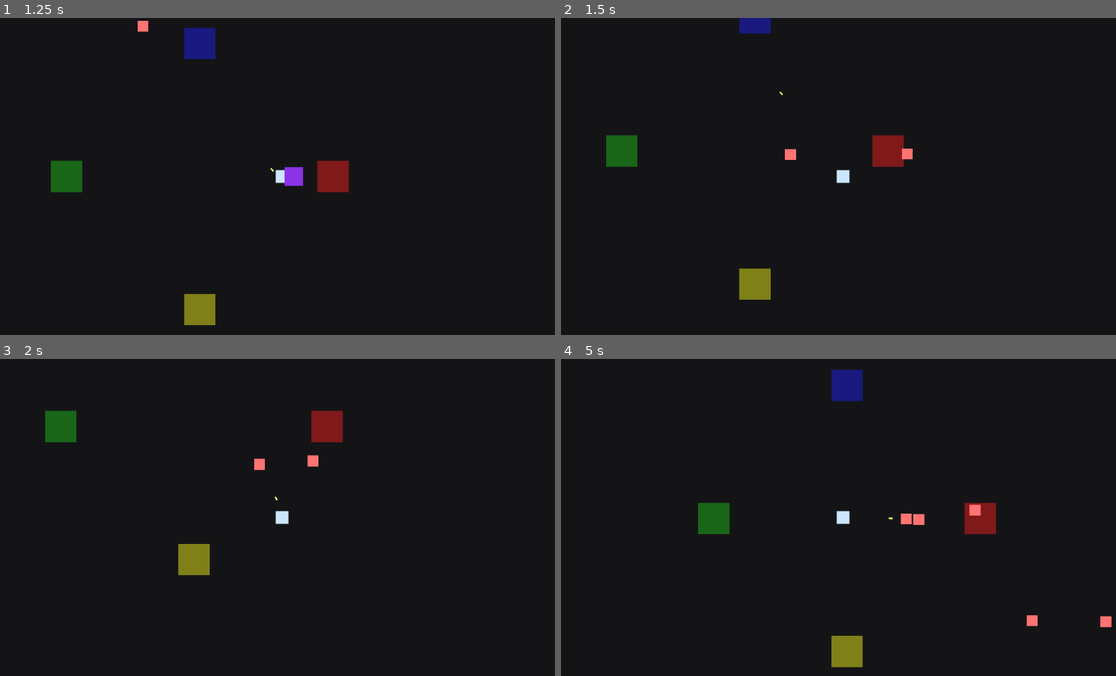
Above: before the commit, frames 1-4 (two rows, left to right).
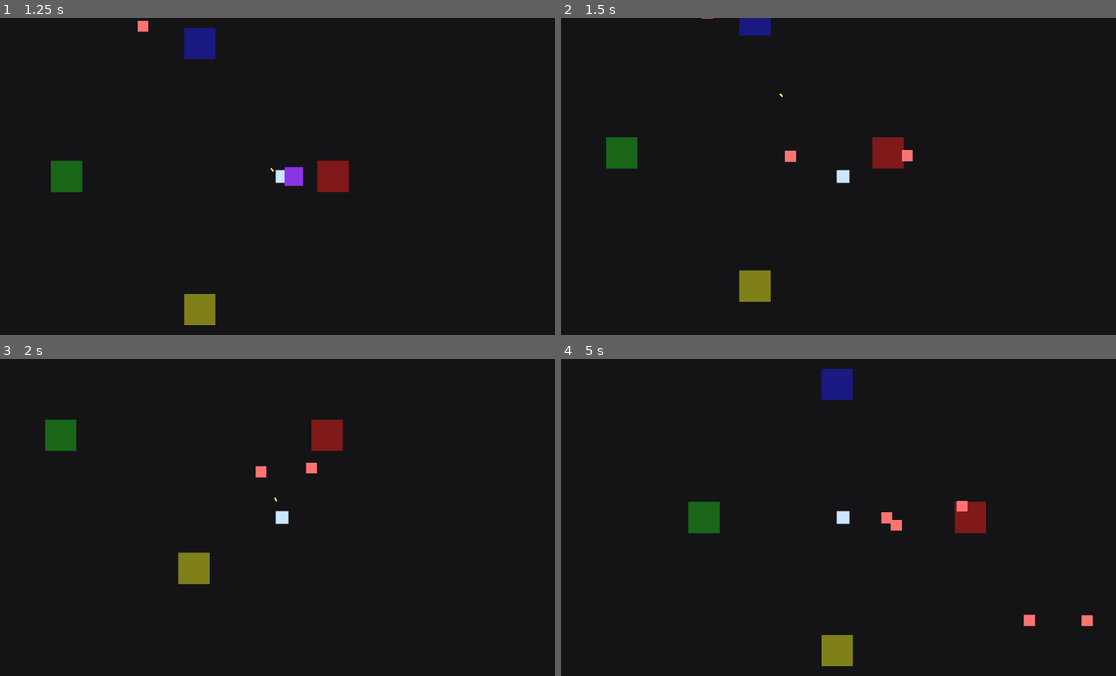
Above: after the commit, the same moments.

Repository: KevinRabbe/bullet-hell-roughe-lite
Game: Godot game, scene res://scenes/Main.tscn
Same seed, same stepped clock (60 frames per second), same inputs: the game is played once before the commit and once after it.
Inputs:
- Up to frame 1 (1.25 s): tap Enter at 0.5 s; hold D (move_right) from 0.53 s (still down); hold E (interact) from 0.53 s (still down)
- Up to frame 2 (1.5 s): release D (move_right) at 1.28 s; release E (interact) at 1.28 s; hold S (move_down) from 1.28 s (still down); tap E (interact) at 1.35 s
- Up to frame 3 (2 s): keep holding S (move_down)
- Up to frame 4 (5 s): release S (move_down) at 2.03 s; hold D (move_right) 2.03-2.78 s; hold E (interact) 2.03-2.78 s; hold W (move_up) 2.78-3.53 s; tap E (interact) at 2.85, 4.35 s; hold E (interact) 3.53-4.28 s; hold A (move_left) from 3.53 s (still down)

Frame 1 is identical in both runs. In frame 2, 0.4% of the frame differs, in the area x 8-64%, y 0-90%; in frame 3, 1.2%; in frame 4, 2.1%, in the area x 22-100%, y 3-98%.

Commit message:
Task 4: reward portal only after elite enemies are defeated

Diff:
--- a/scripts/portal/portal_event_manager.gd
+++ b/scripts/portal/portal_event_manager.gd
@@ -11,6 +11,7 @@
 @export var elite_max_hp: float = 80.0
 
 var player: Node2D
+var active_event_elites: Array[Node] = []
 
 func _ready() -> void:
 	if player_path != NodePath():
@@ -50,13 +51,15 @@
 		nearest_portal.call("try_activate", player)
 
 func _on_portal_activated(portal_position: Vector2) -> void:
-	_spawn_elite(portal_position + Vector2.LEFT * elite_spawn_distance)
-	_spawn_elite(portal_position + Vector2.RIGHT * elite_spawn_distance)
-	portal_event_completed.emit()
+	active_event_elites.clear()
+	_track_event_elite(_spawn_elite(portal_position + Vector2.LEFT * elite_spawn_distance))
+	_track_event_elite(_spawn_elite(portal_position + Vector2.RIGHT * elite_spawn_distance))
+	if active_event_elites.is_empty():
+		portal_event_completed.emit()
 
-func _spawn_elite(spawn_position: Vector2) -> void:
+func _spawn_elite(spawn_position: Vector2) -> Node:
 	if elite_enemy_scene == null:
-		return
+		return null
 
 	var enemy_instance := elite_enemy_scene.instantiate()
 	if enemy_instance is Node2D:
@@ -69,3 +72,16 @@
 			enemy_node.set("max_hp", elite_max_hp)
 			enemy_node.set("current_hp", elite_max_hp)
 		add_child(enemy_node)
+		return enemy_node
+	return null
+
+func _track_event_elite(enemy: Node) -> void:
+	if enemy == null:
+		return
+	active_event_elites.append(enemy)
+	enemy.tree_exited.connect(_on_event_elite_exited.bind(enemy))
+
+func _on_event_elite_exited(enemy: Node) -> void:
+	active_event_elites.erase(enemy)
+	if active_event_elites.is_empty():
+		portal_event_completed.emit()
